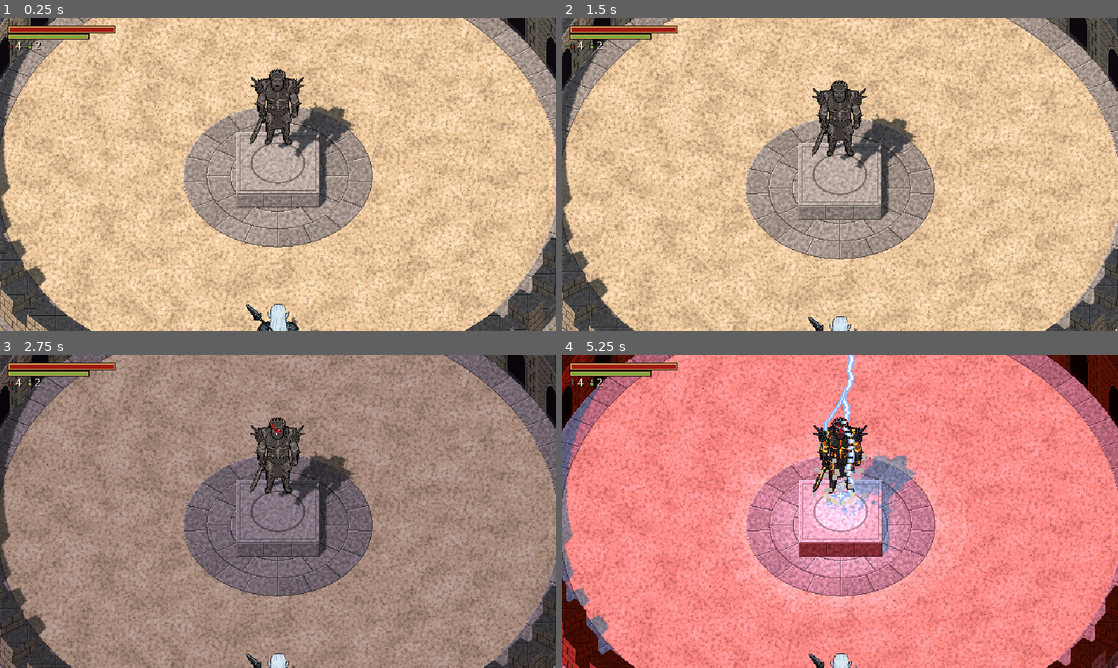
Above: before the commit, frames 1-4 (two rows, left to right).
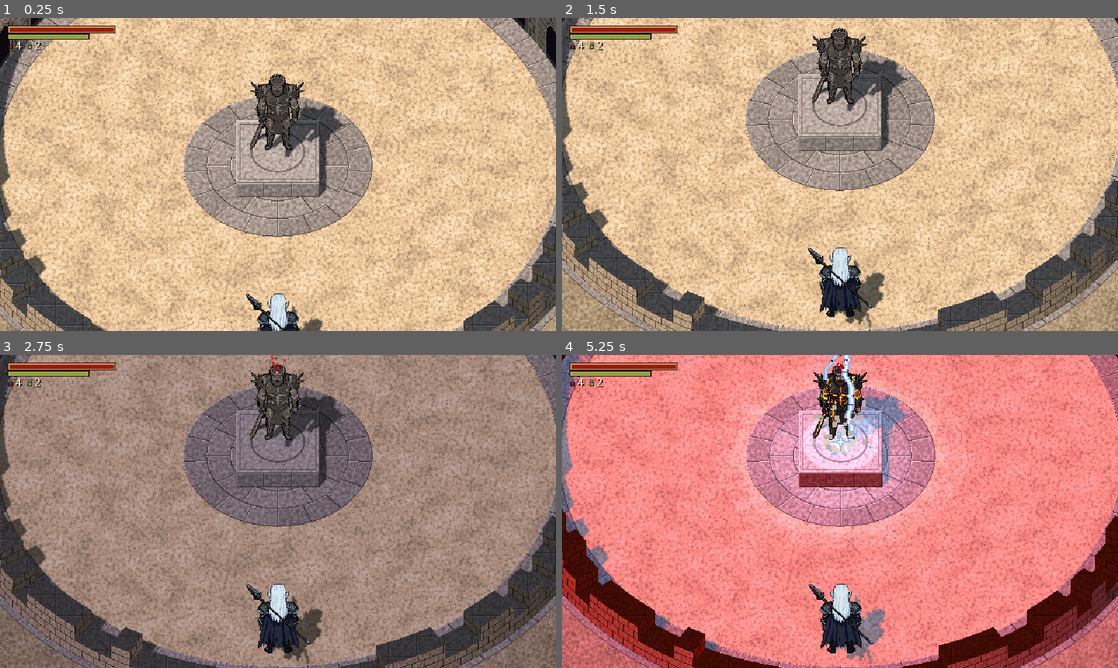
Above: after the commit, the same moments.

Repository: danyal-rashidi/TalesOfVulcan-2.5D
Game: Godot game, scene res://game/game.tscn
Two runs of this game, one before a commit and one after it. Both use one fixed random seed, a clock stepped at 60 frames per second and the inputs below.
Inputs (mouse positions are in pixels of both pictures, inside the frame that each line leads up to):
- Up to frame 1 (0.25 s): no input
- Up to frame 2 (1.5 s): tap Enter (confirm) at 0.5 s; move the mouse to (962, 158) at 0.52 s; hold D (move_right) 0.53-1.28 s; hold Space (roll) 0.53-1.28 s; click (962, 158) at 0.67 s; tap E at 0.8, 1.35 s; move the mouse to (728, 190) at 1.27 s; hold S (move_down) from 1.28 s (still down)
- Up to frame 3 (2.75 s): tap Space (roll) at 1.55 s; move the mouse to (333, 442) at 2.02 s; release S (move_down) at 2.03 s; hold D (move_right) from 2.03 s (still down); hold Right mouse button (attack_heavy) from 2.03 s (still down); tap E at 2.3 s
- Up to frame 4 (5.25 s): move the mouse to (812, 574) at 2.77 s; release D (move_right) at 2.78 s; release Right mouse button (attack_heavy) at 2.78 s; hold W (move_up) 2.78-3.53 s; click (812, 574) at 2.85 s; tap Space (roll) at 3.05, 4.55 s; move the mouse to (1006, 558) at 3.52 s; hold Enter (confirm) 3.53-4.28 s; hold A (move_left) 3.53-5.03 s; tap E at 3.8 s; tap F11 (fullscreen, bound only after the commit) at 4.15 s; move the mouse to (673, 464) at 4.27 s; tap 2 (flask_green) at 4.35 s; move the mouse to (867, 511) at 5.02 s; hold S (move_down) from 5.03 s (still down); tap 1 (flask_red) at 5.1 s; click (867, 511) at 5.17 s

The runs differ from the first frame. In frame 1, 39% of the frame differs, in the area x 0-100%, y 0-100%; in frame 2, 58%; in frame 3, 53%; in frame 4, 58%.

Commit message:
Integration and feel: smooth at 144 Hz, camera lead, "below" rows, art test, F11, polish (Task 6)
- Physics interpolation for the actors, so a 144 Hz screen draws them every frame; effects, camera and sprites stay on the grid
- PixelCamera.lead: toward his run or his lock target, eased, snapped (Game)
- Manifest "below": N, rows drawn under the feet line stand over the floor, feet on the same pixel
- tests/test_art.gd: every manifest and sheet; tests for "below", the lead, the statue height, the C3 HUD
- ShotDriver: fps=<s> prints the average and worst frame; `screen` captures the real window
- F11 / Alt+Enter: exclusive full screen (borderless is 2560x1438 on Windows, only 3x)
- The statue no longer floats 0.87 m over the plinth (Elvis's body was still at the origin on frame 1)
- C1 frames the crown and Elvis; the crown glow sits on the crown (Vulcan.HEAD 4.0)
- HUD: a dark plate under lines; Elvis's bars hidden in C3. Bot timers reset on a death
- GDScript warnings: integer division, unused signal, shadowed gate, static on instance

Diff:
--- a/arena/arena.gd
+++ b/arena/arena.gd
@@ -375,9 +375,9 @@
 			var c := _brick(n, x, y, BRICK)
 			var k := roundf((x + 0.5 - w / 2.0) / period)
 			var dx := absf(x + 0.5 - (w / 2.0 + k * period))
-			var gate := k == 0.0
-			var hw := 28.0 if gate else 17.0
-			var spring := 32.0 if gate else 38.0    # where the round top begins
+			var is_gate := k == 0.0
+			var hw := 28.0 if is_gate else 17.0
+			var spring := 32.0 if is_gate else 38.0    # where the round top begins
 			var d := dx if y >= spring else Vector2(dx, spring - y - 0.5).length()
 			if absf(dx - period / 2.0) < 3.0:
 				c = BRICK.lightened(0.1) if dx < period / 2.0 + 1.0 else BRICK.darkened(0.3)    # a pilaster between arches
@@ -387,7 +387,7 @@
 				c = BRICK.darkened(0.45)
 			if d < hw:
 				c = DARK if y < h - 5 else DARK.lightened(0.15)    # the arcade's floor shows at the bottom
-				if gate and (int(dx) % 6 == 0 or y % 8 == 0):
+				if is_gate and (int(dx) % 6 == 0 or y % 8 == 0):
 					c = IRON
 			elif d < hw + 3.0:
 				c = BRICK.lightened(0.16) if d < hw + 2.0 else BRICK.darkened(0.4)    # the arch stones
--- a/boss/vulcan.gd
+++ b/boss/vulcan.gd
@@ -48,7 +48,7 @@
 const MOUTH := 0.45             # Claude's call: the breath starts this far ahead of him
 const CHARGE_SPEED := 10.0      # Claude's call: 7 m in the charge's 0.7 s
 const REACH := 1.3              # his middle to his sword's hit sphere (radius 1 m): the slash's StartRange 230 cm
-const HEAD := 3.5               # m up: the crown, 74 px up his 80 px sprite (Arena.FACE_TPM px per metre of height)
+const HEAD := 4.0               # m up: the crown's band, 85 px up his 192 px cell (rows 102-114 of idle_F; Arena.FACE_TPM px per metre of height)
 const HAND := 3.9               # m up: his raised hand, where the flame forms the sword
 const RISE_TIME := 1.25         # the wake: he rises (RiseFrom 1.0 s of the clip at RiseRate 0.8)
 const RAISE_TIME := 0.55        # the empty right hand goes up (SummonRaiseSeconds, BossVulcan.cpp)
@@ -122,7 +122,7 @@
 	armed = true
 	var down := _floor(global_position)
 	if not down.is_equal_approx(global_position):
-		_hop = create_tween()
+		_hop = create_tween().set_process_mode(Tween.TWEEN_PROCESS_PHYSICS)    # moved in physics ticks, as physics interpolation expects
 		_hop.tween_method(_hop_at.bind(global_position, down), 0.0, 1.0, HOP_TIME * k)
 		await _hop.finished
 		global_position = down
@@ -144,6 +144,7 @@
 		_hop.kill()
 	scripted = false
 	global_position = _floor(at)
+	reset_physics_interpolation()
 	velocity = Vector3.ZERO
 	phase = 1
 	brain.reset()
@@ -189,6 +190,8 @@
 			_flinch()
 
 func _tick(delta: float) -> void:
+	if mode == Mode.STATUE:
+		return    # stone doesn't slide: on the first frame Elvis's body is still at the origin and pushed him 0.87 m up off the plinth
 	_calm += delta
 	if _calm >= POISE_DELAY:
 		_poise = minf(POISE_MAX, _poise + POISE_REGEN * delta)
--- a/combat/actor.gd
+++ b/combat/actor.gd
@@ -16,6 +16,10 @@
 var _goal := Vector3.ZERO
 var _goal_speed := 0.0       # > 0 while walking to a move_to point
 var _once := 0              # play_once() calls still waiting for `finished`
+
+# Drawn between physics ticks (the Sprite reads the interpolated position), so on a 144 Hz screen it moves every frame, not 60 times a second.
+func _init() -> void:
+	physics_interpolation_mode = Node.PHYSICS_INTERPOLATION_MODE_ON
 
 func _ready() -> void:
 	motion_mode = MOTION_MODE_FLOATING    # top-down: no gravity or floor needed
--- a/combat/hurtbox.gd
+++ b/combat/hurtbox.gd
@@ -1,6 +1,7 @@
 class_name Hurtbox extends Area3D
 # Where an Actor can be hit. Hitboxes of the other team find it on LAYER and emit `hurt` on it.
 
+@warning_ignore("unused_signal")    # Hitbox emits it
 signal hurt(info: HitInfo)
 
 const LAYER := 16    # physics layer 5, used only by hurtboxes
--- a/core/character_sprite.gd
+++ b/core/character_sprite.gd
@@ -4,7 +4,9 @@
 # stand-in idle_F, warning once per key.
 # Manifest: {"cell": [w, h], "anims": {"idle_F": {"file": "idle_F.png", "frames": 6, "fps": 8, "loop": true, "holds": {"3": 0.1}}}}
 # frames run left to right in one row; holds add seconds to a frame; an optional "start" skips cells (the stand-in shares one sheet);
-# an optional "active": [first, last] names an attack's hit frames (active_window).
+# an optional "active": [first, last] names an attack's hit frames (active_window); an optional "below": N says the cell's bottom N
+# rows are drawn below the feet line (a front thrust's spear): the sprite moves N px toward the camera, so those rows stand over the
+# floor instead of under it and the feet stay on the same screen pixel.
 
 signal frame_changed(key: String, frame: int)
 signal finished(key: String)    # non-looping animations only
@@ -45,6 +47,7 @@
 	_sprite.pixel_size = 1.0 / Pixel.PX
 	_sprite.scale.y = Pixel.sprite_scale_y()
 	_sprite.top_level = true
+	_sprite.physics_interpolation_mode = Node.PHYSICS_INTERPOLATION_MODE_OFF    # _place() puts it on the grid every frame itself
 	add_child(_sprite)
 
 static func dir_suffix(facing: Vector2) -> String:
@@ -124,13 +127,16 @@
 	var tex: Texture2D = _texture(_key_src, _anim)
 	_sprite.frame = 0    # before hframes changes, so the old frame index is never out of range
 	_sprite.texture = tex
-	_sprite.hframes = maxi(1, tex.get_width() / int(cell[0]))
+	_sprite.hframes = maxi(1, floori(tex.get_width() / float(cell[0])))
 	_first = clampi(int(_anim.get("start", 0)), 0, _sprite.hframes - 1)
 	_count = clampi(int(_anim.get("frames", 1)), 1, _sprite.hframes - _first)
 	_mat.set_shader_parameter(&"tex", tex)
 	_mat.set_shader_parameter(&"tint", _tint if _key_src == STANDIN else Color.WHITE)
-	# Feet at the origin; an odd width moves half a texel so texel edges stay on pixel edges.
-	_lift = Vector3((int(cell[0]) % 2) * 0.5 / Pixel.PX, tex.get_height() / Pixel.PX / 2.0 * _sprite.scale.y, 0.0)
+	# Feet at the origin; an odd width moves half a texel so texel edges stay on pixel edges. "below" rows: N ground pixels toward the
+	# camera show N px lower on screen, so the feet line, N rows up the cell, lands where the feet are.
+	var below := float(_anim.get("below", 0))
+	_lift = Vector3((int(cell[0]) % 2) * 0.5 / Pixel.PX, tex.get_height() / Pixel.PX / 2.0 * _sprite.scale.y,
+		below / (Pixel.PX * sin(deg_to_rad(Pixel.PITCH_DEG))))
 	_time = 0.0
 	_done = false
 	_stretch = 0.0
@@ -223,4 +229,5 @@
 
 func _place() -> void:
 	if is_inside_tree():
-		_sprite.global_position = Pixel.snap(global_position) + _lift
+		# where the owner is drawn this frame: between physics ticks when physics interpolation is on, so a 144 Hz screen moves smoothly
+		_sprite.global_position = Pixel.snap(get_global_transform_interpolated().origin) + _lift
--- a/core/controls.gd
+++ b/core/controls.gd
@@ -16,8 +16,11 @@
 	_add(&"flask_green", [_key(KEY_2), _joy(JOY_BUTTON_DPAD_DOWN)])                               # joy 12
 	_add(&"pause", [_key(KEY_ESCAPE), _joy(JOY_BUTTON_START)])                                    # joy 6
 	_add(&"confirm", [_key(KEY_ENTER), _key(KEY_E), _joy(JOY_BUTTON_A)])                          # joy 0
+	var alt_enter := _key(KEY_ENTER) as InputEventKey
+	alt_enter.alt_pressed = true
+	_add(&"fullscreen", [_key(KEY_F11), alt_enter])                                               # Claude's call (Task 6)
 
-static func move_vector() -> Vector2:
+func move_vector() -> Vector2:    # not static: it's called on the autoload
 	return Input.get_vector(&"move_left", &"move_right", &"move_up", &"move_down", DEADZONE)
 
 func _add(action: StringName, events: Array[InputEvent]) -> void:
--- a/core/pixel_camera.gd
+++ b/core/pixel_camera.gd
@@ -18,6 +18,7 @@
 	size = 360.0 / Pixel.PX
 	rotation_degrees.x = -Pixel.PITCH_DEG
 	far = 200.0
+	physics_interpolation_mode = Node.PHYSICS_INTERPOLATION_MODE_OFF    # _process() puts it on the grid every frame itself
 
 func follow(t: Node3D) -> void:
 	if _focus:
@@ -40,7 +41,7 @@
 
 func _process(_delta: float) -> void:
 	if is_instance_valid(_target):
-		_look = _target.global_position + lead
+		_look = _target.get_global_transform_interpolated().origin + lead    # where the target is drawn this frame
 	var p := _shake_px if Time.get_ticks_msec() < _shake_until else 0
 	# 1/PX m in camera space is exactly one screen pixel, so the shake stays on the grid.
 	h_offset = randi_range(-p, p) / Pixel.PX
--- a/core/shot_driver.gd
+++ b/core/shot_driver.gd
@@ -1,6 +1,8 @@
 extends Node
 # Autoload ShotDriver: reads the user args after `--`: shot=<dir> frames=a,b,c saves shot_<frame>.png
 # at those frames and quits after the last; `fast` and bot=<name> are read by the game.
+# `screen` saves what the window really shows (after scaling to the window, bars included) instead of the 640x360 picture.
+# fps=<s> prints the average and worst frame after s real seconds, then quits (shots still taken on the way).
 
 var fast := false
 var bot := ""
@@ -8,27 +10,60 @@
 var _dir := ""
 var _frames: Array[int] = []
 var _frame := 0
+var _screen := false
+var _fps_for := 0.0
+var _start := 0       # usec at the first frame
+var _last := 0
+var _worst := 0       # usec, the longest frame
+var _worst_at := 0
 
 # In _init: autoloads are built before the main scene, whose member initializers read `fast` and `bot`, but get _ready after it.
 func _init() -> void:
 	for a in OS.get_cmdline_user_args():
 		if a == "fast":
 			fast = true
+		elif a == "screen":
+			_screen = true
 		elif a.begins_with("bot="):
 			bot = a.substr(4)
 		elif a.begins_with("shot="):
 			_dir = a.substr(5)
+		elif a.begins_with("fps="):
+			_fps_for = a.substr(4).to_float()
 		elif a.begins_with("frames="):
 			for f in a.substr(7).split(",", false):
 				_frames.append(f.to_int())
 
 func _ready() -> void:
 	process_mode = PROCESS_MODE_ALWAYS
-	set_process(_dir != "" and not _frames.is_empty())
+	set_process((_dir != "" and not _frames.is_empty()) or _fps_for > 0.0)
+	if _screen:    # the capture reads the screen, so nothing else may cover the window
+		DisplayServer.window_set_flag(DisplayServer.WINDOW_FLAG_ALWAYS_ON_TOP, true)
+		DisplayServer.window_move_to_foreground()
 
 func _process(_delta: float) -> void:
 	_frame += 1
 	if _frame in _frames:
-		get_viewport().get_texture().get_image().save_png("%s/shot_%d.png" % [_dir, _frame])
-	if _frame >= _frames.max():
+		_picture().save_png("%s/shot_%d.png" % [_dir, _frame])
+	if _fps_for <= 0.0:
+		if _frame >= _frames.max():
+			get_tree().quit()
+		return
+	var now := Time.get_ticks_usec()
+	if _frame == 1:
+		_start = now
+	elif _frame > 30 and now - _last > _worst:    # past the start-up frames
+		_worst = now - _last
+		_worst_at = _frame
+	_last = now
+	var s := (now - _start) / 1e6
+	if s >= _fps_for:
+		print("FPS average %.1f over %d frames in %.1f s, worst frame %.1f ms (frame %d); window %s, screen %s at %.0f Hz; %s" % [
+			(_frame - 1) / s, _frame - 1, s, _worst / 1000.0, _worst_at, DisplayServer.window_get_size(),
+			DisplayServer.screen_get_size(), DisplayServer.screen_get_refresh_rate(), RenderingServer.get_video_adapter_name()])
 		get_tree().quit()
+
+func _picture() -> Image:
+	if _screen:
+		return DisplayServer.screen_get_image_rect(Rect2i(DisplayServer.window_get_position(), DisplayServer.window_get_size()))
+	return get_viewport().get_texture().get_image()
--- a/fx/fx.gd
+++ b/fx/fx.gd
@@ -20,6 +20,10 @@
 	&"embers": preload("res://fx/embers.gd"),
 	&"telegraph": preload("res://fx/telegraph.gd"),    # Vulcan's wind-up marks: bare until FxTelegraph.mark()
 }
+
+# Effects snap themselves to the pixel grid each physics tick; drawn between ticks they would swim off it.
+func _init() -> void:
+	physics_interpolation_mode = Node.PHYSICS_INTERPOLATION_MODE_OFF
 
 func spawn(kind: StringName, at: Vector3, dir := Vector3.ZERO, team := Hitbox.TEAM_BOSS, info: HitInfo = null) -> Node3D:
 	if not KINDS.has(kind):
--- a/game/bot.gd
+++ b/game/bot.gd
@@ -32,6 +32,10 @@
 	var v := _g.vulcan
 	if _g.flow != Game.Flow.FIGHT or not e.input_enabled:
 		_steer(Vector2.ZERO)
+		_gap = 0.0    # a death or a cutscene ends what it was doing: no roll-away or press spacing carries over
+		_away = 0.0
+		_windup = 0.0
+		_rolled = false
 		return
 	if ShotDriver.bot == "unmask" and not _drained:
 		_drained = true
--- a/game/c1_wake.gd
+++ b/game/c1_wake.gd
@@ -12,7 +12,10 @@
 static func run(g: Game) -> void:
 	var v := g.vulcan
 	g.elvis.input_enabled = false
-	g.camera.focus(g.arena.plinth(), g.scaled(LOOK))
+	# Both in frame: the crown at the top, Elvis's feet at the bottom. A height h shows as high on screen as h / tan(pitch) of ground depth.
+	var e := g.elvis.global_position
+	var top := v.global_position.z - (v.global_position.y + Vulcan.HEAD) / tan(deg_to_rad(Pixel.PITCH_DEG))
+	g.camera.focus(Vector3((v.global_position.x + e.x) / 2.0, 0.0, (top + e.z) / 2.0), g.scaled(LOOK))
 	await g.camera.focus_done
 	Fx.spawn(&"crown_glow", v.global_position + Vector3.UP * Vulcan.HEAD)
 	g.arena.set_mood(&"storm", g.scaled(STORM))
--- a/game/c3_unmasking.gd
+++ b/game/c3_unmasking.gd
@@ -29,10 +29,11 @@
 	e.lock_target = null
 	v.scripted = true
 	g.hud.show_boss_bar(false)
+	g.hud.show_player(false)
 	var away := Vector3(v.global_position.x - e.global_position.x, 0.0, v.global_position.z - e.global_position.z)
 	away = away.normalized() if away.length() > 0.01 else Vector3.FORWARD
 	var recoil := Vulcan._floor(v.global_position - away * RECOIL)
-	g.create_tween().tween_property(e, "global_position", recoil, g.scaled(0.5)).set_trans(Tween.TRANS_QUAD).set_ease(Tween.EASE_OUT)    # still facing him
+	g.create_tween().set_process_mode(Tween.TWEEN_PROCESS_PHYSICS).tween_property(e, "global_position", recoil, g.scaled(0.5)).set_trans(Tween.TRANS_QUAD).set_ease(Tween.EASE_OUT)    # still facing him
 	var mid := (recoil + v.global_position) / 2.0
 	g.camera.focus(Vector3(mid.x, 0.0, mid.z), g.scaled(FRAME))
 
--- a/game/crown.gd
+++ b/game/crown.gd
@@ -31,8 +31,9 @@
 		_spin.append(ImageTexture.create_from_image(crown_image(w, CROWN)))
 	var dull := crown_image(14, DULL)
 	var halves := Image.create(W, H, false, Image.FORMAT_RGBA8)
-	halves.blit_rect(dull, Rect2i(0, 0, W / 2, H), Vector2i(-2, 0))
-	halves.blit_rect(dull, Rect2i(W / 2, 0, W / 2, H), Vector2i(W / 2 + 2, 0))
+	var half := int(W / 2.0)
+	halves.blit_rect(dull, Rect2i(0, 0, half, H), Vector2i(-2, 0))
+	halves.blit_rect(dull, Rect2i(half, 0, half, H), Vector2i(half + 2, 0))
 	_halves = ImageTexture.create_from_image(halves)
 	_pic = _sprite(_spin[0].get_image())
 	_pic.texture = _spin[0]
@@ -74,7 +75,7 @@
 # five spikes, the middle one tallest and two wide, tipped in colors[0].
 static func crown_image(w: int, colors: Array[Color]) -> Image:
 	var img := Image.create(W, H, false, Image.FORMAT_RGBA8)
-	var x0 := (W - w) / 2
+	var x0 := int((W - w) / 2.0)
 	var top := H - 4
 	for x in range(x0, x0 + w):
 		for y in range(top, H):
--- a/game/game.gd
+++ b/game/game.gd
@@ -15,6 +15,10 @@
 const FAST := 0.05             # the plan: in fast mode every cutscene wait is x0.05
 const DEATH_BEAT := 1.2        # Claude's call: s of his death before the fade
 const DEATH_FADE := 0.8        # Claude's call: s to black, and back
+const LEAD_RUN := 0.75         # Claude's call: m the camera runs ahead of Elvis at his run speed (the spec's "slight lead")
+const LEAD_LOCK := 0.25        # Claude's call: locked on, it leans this much of the way toward his target
+const LEAD_MAX := 2.0          # m
+const LEAD_RATE := 2.5         # 1/s: how quickly the lead swings round
 
 const DUMMY := preload("res://combat/dummy.tscn")
 const FREEZE_AT := 0.8    # bot=<move>: the game stops this far into the move's wind-up
@@ -59,6 +63,12 @@
 var _frame := 0
 var _t := 0.0
 var _windup := 0.0
+var _lead := Vector3.ZERO
+
+# Physics interpolation is on for the Actors only (Actor._init): everything else here snaps itself to the grid, which drawing between
+# ticks would undo.
+func _init() -> void:
+	physics_interpolation_mode = Node.PHYSICS_INTERPOLATION_MODE_OFF
 
 func _ready() -> void:
 	vulcan.arena = arena
@@ -68,6 +78,8 @@
 	elvis.facing = Vector2.UP
 	elvis.stamina.in_combat = false    # out of combat until the fight: stamina refills 3x as fast (STORY.md)
 	vulcan.global_position = arena.plinth()
+	elvis.reset_physics_interpolation()
+	vulcan.reset_physics_interpolation()
 	camera.follow(elvis)
 	hud.bind(elvis, vulcan)
 	hud.show_boss_bar(false)
@@ -101,6 +113,15 @@
 	hud.bind(elvis, vulcan)
 	hud.show_boss_bar(true)
 	_set_flow(Flow.FIGHT)
+
+# The camera's lead: toward where Elvis runs, or toward his lock target; eased, and in whole pixels.
+func _process(delta: float) -> void:
+	var want := elvis.velocity / Elvis.RUN_SPEED * LEAD_RUN
+	if is_instance_valid(elvis.lock_target):
+		want = (elvis.lock_target.global_position - elvis.global_position) * LEAD_LOCK
+	want.y = 0.0
+	_lead = _lead.lerp(want.limit_length(LEAD_MAX), 1.0 - exp(-LEAD_RATE * delta))
+	camera.lead = Pixel.snap(_lead)
 
 func _physics_process(delta: float) -> void:
 	if _old_run:
--- a/player/elvis.gd
+++ b/player/elvis.gd
@@ -91,6 +91,7 @@
 # Full health, stamina and flasks, standing in MOVE, facing up.
 func reset_to(at: Vector3) -> void:
 	global_position = at
+	reset_physics_interpolation()    # there at once, not drawn gliding from where he died
 	velocity = Vector3.ZERO
 	_vel = Vector2.ZERO
 	_push = Vector3.ZERO
--- a/project.godot
+++ b/project.godot
@@ -21,6 +21,10 @@
 window/stretch/mode="viewport"
 window/stretch/scale_mode="integer"
 
+[physics]
+common/physics_interpolation=true
+common/physics_jitter_fix=0.0
+
 [rendering]
 textures/canvas_textures/default_texture_filter=0
 anti_aliasing/quality/msaa_3d=0
--- /dev/null
+++ b/tests/test_art.gd
@@ -0,0 +1,31 @@
+extends TestCase
+# The art lane's manifests, as CharacterSprite reads them.
+
+# Every art/*/manifest.json loads; each sheet it names exists, is one cell tall and wide enough for (start + frames) cells.
+func test_manifests_valid() -> void:
+	var seen := 0
+	for folder in DirAccess.get_directories_at("res://art"):
+		var path := "res://art/%s/manifest.json" % folder
+		if not FileAccess.file_exists(path):
+			continue
+		seen += 1
+		var m: Variant = JSON.parse_string(FileAccess.get_file_as_string(path))
+		if not (m is Dictionary and m.get("cell") is Array and m.get("anims") is Dictionary):
+			check(false, "%s: not {cell, anims}" % path)
+			continue
+		var cell: Array = m["cell"]
+		var anims: Dictionary = m["anims"]
+		var w := int(cell[0])
+		var h := int(cell[1])
+		for key: String in anims:
+			var a: Dictionary = anims[key]
+			var sheet := "res://art/%s/%s" % [folder, a.get("file", "")]
+			var img: Image = Image.load_from_file(sheet) if FileAccess.file_exists(sheet) else null
+			if img == null:
+				check(false, "%s/%s: no sheet %s" % [folder, key, sheet])
+				continue
+			var need := (int(a.get("start", 0)) + int(a.get("frames", 1))) * w
+			check(img.get_width() >= need, "%s/%s: %d px wide, needs %d" % [folder, key, img.get_width(), need])
+			check(img.get_height() == h, "%s/%s: %d px tall, the cell is %d" % [folder, key, img.get_height(), h])
+			check(int(a.get("below", 0)) >= 0 and int(a.get("below", 0)) < h, "%s/%s: below %s is outside the cell" % [folder, key, a.get("below")])
+	check(seen >= 4, "the stand-in and the three characters have manifests (found %d)" % seen)
--- a/tests/test_flow.gd
+++ b/tests/test_flow.gd
@@ -10,6 +10,7 @@
 	for i in 5:
 		await get_tree().physics_frame
 	check(g.flow == Game.Flow.ENTER and not g.vulcan.awake, "beyond 12 m nothing happens (flow %d)" % g.flow)
+	near(g.vulcan.global_position.y, Arena.PLINTH_H, 0.01, "the statue stands on the plinth, not over it")
 	g.elvis.global_position = Vector3(0.0, 0.0, 11.5)
 	check(await _until(g, Game.Flow.FIGHT, 3.0), "FIGHT within 3 s of coming within 12 m (flow %d)" % g.flow)
 	check(g.vulcan.awake and g.vulcan.armed, "Vulcan awake and armed (awake %s, armed %s)" % [g.vulcan.awake, g.vulcan.armed])
@@ -117,6 +118,20 @@
 	check(flows.has(Game.Flow.UNMASK) and flows.has(Game.Flow.END), "through UNMASK to END (%s)" % [flows])
 	check(g.vulcan.sprite.character == "vulcan_human", "Vulcan is a man (%s)" % g.vulcan.sprite.character)
 	check(lines == ["Who... am I?", "Whoever you were, you're free."], "the two lines in order (got %s)" % [lines])
+	check(not g.hud._player_on and not g.hud._boss_on, "no fight HUD in C3")
+	Fx.clear_all()
+
+# Task 6: locked on, the camera leans toward the target, eased, in whole pixels, at most LEAD_MAX.
+func test_camera_leads_to_lock_target() -> void:
+	var g := _game()
+	check(await _until(g, Game.Flow.FIGHT, 3.0), "the fight starts")
+	g.elvis.lock_target = g.vulcan
+	for i in 60:
+		await get_tree().physics_frame
+	var to := g.vulcan.global_position - g.elvis.global_position
+	var lead := g.camera.lead
+	check(lead.length() > 0.5 and lead.normalized().dot(Vector3(to.x, 0.0, to.z).normalized()) > 0.8, "toward him (lead %s, to %s)" % [lead, to])
+	check(lead.length() <= Game.LEAD_MAX + 0.05 and lead.is_equal_approx(Pixel.snap(lead)), "snapped, at most LEAD_MAX (%s)" % lead)
 	Fx.clear_all()
 
 # A fast game; Elvis can still be moved before its first physics frame.
--- a/tests/test_sprite.gd
+++ b/tests/test_sprite.gd
@@ -56,3 +56,27 @@
 	s.play("walk", Vector2.DOWN)
 	check(s.current_key == "walk_F", "the stand-in's own walk (got %s)" % s.current_key)
 	CharacterSprite._manifests.erase("_runner")
+
+# Task 6: a key with "below": N draws its bottom N rows over the floor, and the feet line stays on the feet's screen pixel.
+func test_below_keeps_feet_on_their_pixel() -> void:
+	var tex := ImageTexture.create_from_image(Image.create(4, 40, false, Image.FORMAT_RGBA8))
+	CharacterSprite._manifests["_thrust"] = {"cell": [4, 40], "anims": {"idle_F": {"file": "idle_F.png"}, "thrust_F": {"file": "thrust_F.png", "below": 12}}}
+	for f in ["idle_F", "thrust_F"]:
+		CharacterSprite._textures["res://art/_thrust/%s.png" % f] = tex
+	var s := CharacterSprite.new()
+	add_child(s)
+	s.load_character("_thrust")
+	var s3 := s.get_node("Sprite3D") as Sprite3D
+	var a := deg_to_rad(Pixel.PITCH_DEG)
+	var up := Vector3(0.0, cos(a), -sin(a)) * Pixel.PX    # screen pixels up, per metre
+	var half := 20.0 / Pixel.PX * Pixel.sprite_scale_y()  # half the cell, in metres
+	var feet := s3.global_position - Vector3.UP * half    # idle: the feet are the cell's bottom
+	s.play("thrust", Vector2.DOWN)
+	check(s.current_key == "thrust_F", "thrust_F plays (got %s)" % s.current_key)
+	var bottom := s3.global_position - Vector3.UP * half
+	var line := bottom + Vector3.UP * 12.0 / Pixel.PX * Pixel.sprite_scale_y()
+	near(line.dot(up), feet.dot(up), 0.001, "the feet line on the feet's screen row")
+	near(line.x, feet.x, 0.0001, "and the same column")
+	near(bottom.y, 0.0, 0.0001, "the cell's bottom on the floor, not under it")
+	near(s3.global_position.z * Pixel.PX * sin(a), 12.0, 0.001, "12 ground pixels toward the camera, on the grid")
+	CharacterSprite._manifests.erase("_thrust")
--- a/ui/hud.gd
+++ b/ui/hud.gd
@@ -37,6 +37,7 @@
 var _elvis: Elvis
 var _vulcan: Vulcan
 var _boss_on := false
+var _player_on := true
 var _trail: Array[float] = [1.0, 1.0]    # Elvis's, Vulcan's
 var _hold: Array[float] = [0.0, 0.0]
 var _speaker := ""
@@ -77,6 +78,10 @@
 
 func show_boss_bar(on: bool) -> void:
 	_boss_on = on
+
+# Elvis's bars and flasks (C3 hides them).
+func show_player(on: bool) -> void:
+	_player_on = on
 
 func say(speaker: String, text: String) -> void:
 	_line_id += 1
@@ -108,6 +113,10 @@
 func _unhandled_input(event: InputEvent) -> void:
 	if event.is_action_pressed(&"pause"):
 		_pause(not get_tree().paused)
+	elif event.is_action_pressed(&"fullscreen"):
+		# exclusive: Windows' borderless full screen is 2 px short (2560x1438), which drops a 1440p screen from 4x to 3x
+		var full := DisplayServer.window_get_mode() == DisplayServer.WINDOW_MODE_EXCLUSIVE_FULLSCREEN
+		DisplayServer.window_set_mode(DisplayServer.WINDOW_MODE_WINDOWED if full else DisplayServer.WINDOW_MODE_EXCLUSIVE_FULLSCREEN)
 	elif event.is_action_pressed(&"confirm") and _line_on and not get_tree().paused:
 		_end_line(_line_id)
 
@@ -133,7 +142,7 @@
 		_trail[i] = maxf(now, _trail[i] - TRAIL_RATE * delta)
 
 func _draw_hud() -> void:
-	if _elvis and is_instance_valid(_elvis):
+	if _player_on and _elvis and is_instance_valid(_elvis):
 		_bar(Rect2(10, 10, 122, 7), _elvis.health.ratio(), _trail[0], RED)
 		_bar(Rect2(10, 19, 92, 5), _elvis.stamina.value / _elvis.stamina.max_value, -1.0, GREEN)
 		_flask(Vector2(10, 28), RED, _elvis.flasks.red)
@@ -143,6 +152,9 @@
 		_bar(Rect2(170, 334, 300, 7), _vulcan.health.ratio(), _trail[1], EMBER)
 		_canvas.draw_rect(Rect2(170 + 150, 335, 1, 5), Color(PARCHMENT, 0.55))    # the half: phase two starts here
 	if _line_on:
+		# a dark plate under the line, or the bronze name is lost on the sand
+		var w := maxf(_font.get_string_size(_speaker, HORIZONTAL_ALIGNMENT_LEFT, -1, SMALL).x, _font.get_string_size(last_line, HORIZONTAL_ALIGNMENT_LEFT, -1, TEXT).x) + 16.0
+		_canvas.draw_rect(Rect2(roundf((_canvas.size.x - w) / 2.0), 279, roundf(w), 31), PLATE)
 		_text(Vector2(0, 289), _speaker, SMALL, BRONZE, true)
 		_text(Vector2(0, 304), last_line, TEXT, PARCHMENT, true)
 	if _black > 0.0:
Not shown, added: tests/test_art.gd.uid
